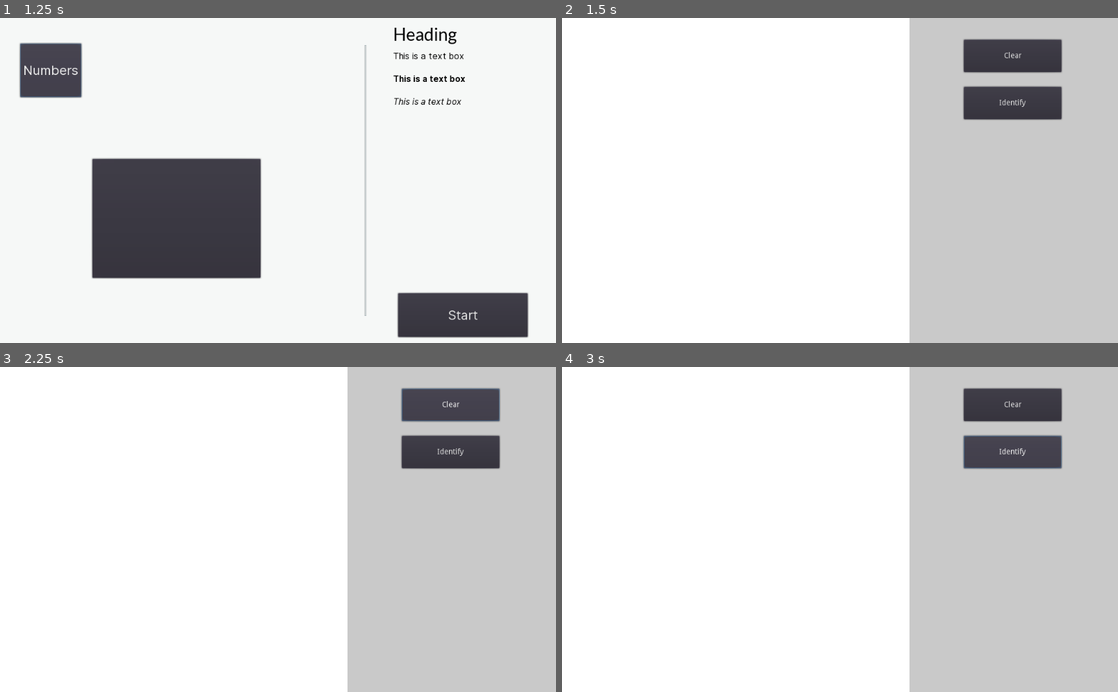
Above: before the commit, frames 1-4 (two rows, left to right).
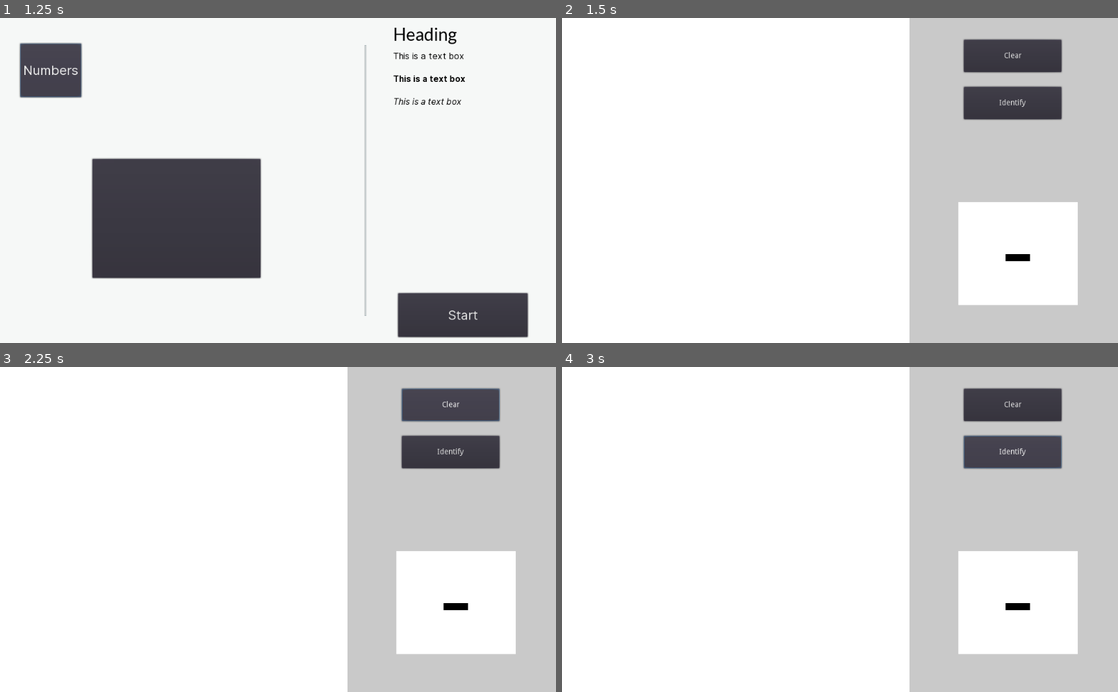
Above: after the commit, the same moments.

Repository: niklasandersson/Interactive-Visualization-Tool
Game: Godot game, scene res://StartMenu/main.tscn
Two runs of this game, one before a commit and one after it. Both use one fixed random seed, a clock stepped at 60 frames per second and the inputs below.
Inputs:
- Up to frame 1 (1.25 s): click "Numbers" at 0.5 s
- Up to frame 2 (1.5 s): click "Start" at 1.25 s
- Up to frame 3 (2.25 s): click "Clear" at 2 s
- Up to frame 4 (3 s): click "Identify" at 2.75 s

Frame 1 is identical in both runs. In frame 2, 6.8% of the frame differs, in the area x 71-93%, y 56-89%; in frame 3, 6.8%; in frame 4, 6.8%.

Commit message:
Add number display

Diff:
--- /dev/null
+++ b/NumberClassification/NumberLabel.gd
@@ -0,0 +1,11 @@
+extends Label
+
+func _ready():
+	# Called every time the node is added to the scene.
+	# Initialization here
+	pass
+
+#func _process(delta):
+#	# Called every frame. Delta is time since last frame.
+#	# Update game logic here.
+#	pass
--- a/NumberClassification/number_classification.tscn
+++ b/NumberClassification/number_classification.tscn
@@ -1,6 +1,16 @@
-[gd_scene load_steps=2 format=2]
+[gd_scene load_steps=5 format=2]
 
 [ext_resource path="res://NumberClassification/DrawSurface.gd" type="Script" id=1]
+[ext_resource path="res://fonts/inter/Inter-UI-Bold.ttf" type="DynamicFontData" id=2]
+[ext_resource path="res://NumberClassification/NumberLabel.gd" type="Script" id=3]
+
+[sub_resource type="DynamicFont" id=1]
+
+size = 128
+use_mipmaps = true
+use_filter = true
+font_data = ExtResource( 2 )
+_sections_unfolded = [ "Font", "Settings" ]
 
 [node name="NumberClassification" type="Node" index="0"]
 
@@ -111,6 +121,52 @@
 align = 1
 _sections_unfolded = [ "Margin" ]
 
+[node name="NumberDisplay" type="ColorRect" parent="." index="5"]
+
+anchor_left = 0.0
+anchor_top = 0.0
+anchor_right = 0.0
+anchor_bottom = 0.0
+margin_left = 730.0
+margin_top = 340.0
+margin_right = 950.0
+margin_bottom = 530.0
+rect_pivot_offset = Vector2( 0, 0 )
+rect_clip_content = false
+mouse_filter = 0
+mouse_default_cursor_shape = 0
+size_flags_horizontal = 1
+size_flags_vertical = 1
+color = Color( 1, 1, 1, 1 )
+__meta__ = {
+"_edit_group_": true
+}
+
+[node name="NumberLabel" type="Label" parent="NumberDisplay" index="0"]
+
+anchor_left = 0.0
+anchor_top = 0.0
+anchor_right = 0.0
+anchor_bottom = 0.0
+margin_right = 220.0
+margin_bottom = 190.0
+rect_pivot_offset = Vector2( 0, 0 )
+rect_clip_content = false
+mouse_filter = 2
+mouse_default_cursor_shape = 0
+size_flags_horizontal = 1
+size_flags_vertical = 4
+custom_fonts/font = SubResource( 1 )
+custom_colors/font_color = Color( 0, 0, 0, 1 )
+text = "-"
+align = 1
+valign = 1
+percent_visible = 1.0
+lines_skipped = 0
+max_lines_visible = -1
+script = ExtResource( 3 )
+_sections_unfolded = [ "custom_fonts" ]
+
 [connection signal="pressed" from="ClearButton" to="DrawSurface" method="_on_ClearButton_pressed"]
 
 [connection signal="pressed" from="IdentifyButton" to="DrawSurface" method="_on_IdentifyButton_pressed"]
